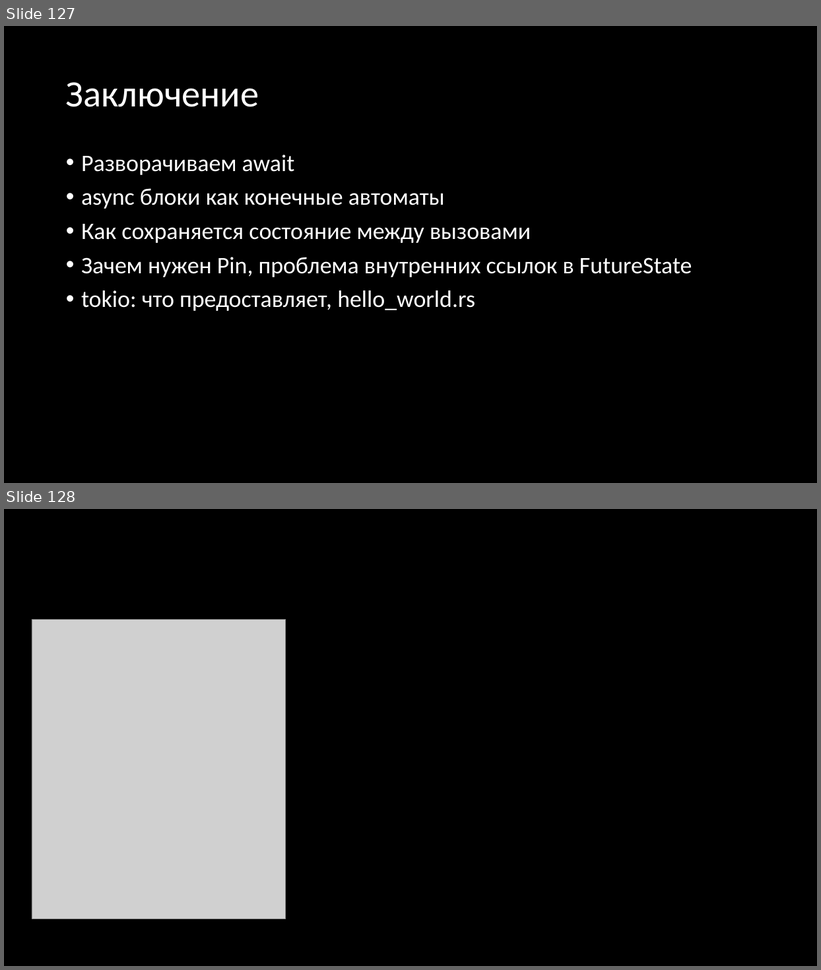
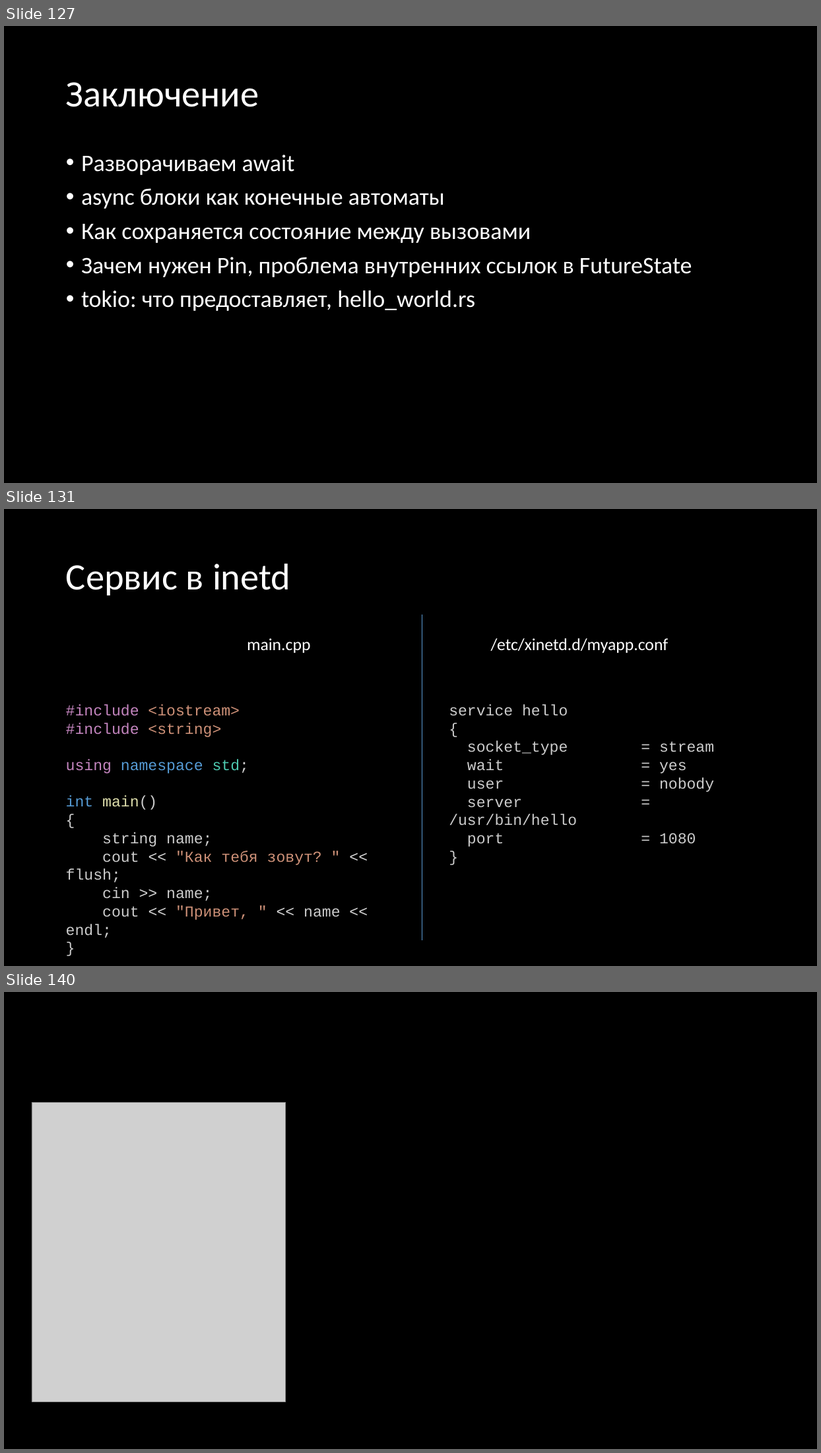
Before and after one commit to Gordon01/learn-rust, a slide deck: keynotes/Rust 2024.pptx. Shown one above the other, each under a label of ours: slides 127 and 128 before the commit, slides 127, 131 and 140 after it; the slides between them are not shown. The pictures are 821x970 and 821x1453 pixels, drawn with LibreOffice and Linux fonts; fonts in the diff are those of the drawing; grey boxes stand for pictures. Boxes give left, top, right and bottom in pixels: in the first picture for what was removed or moved away, otherwise in the second. Text is boxed around its words. In the diff, an @@ line names an element or a change of style, - is before the commit and + after.

```diff
--- a/keynotes/Rust 2024.pptx
+++ b/keynotes/Rust 2024.pptx
@@ slide 131 added at (4, 509, 817, 966), background #000000 @@
@@ title added at (66, 563, 290, 595), 44 pt, text #FFFFFF @@
+Сервис в inetd
@@ line added from (422, 940) to (422, 615), #5B9BD5 0.5 pt @@
@@ text added at (247, 638, 669, 653), 20 pt, text #FFFFFF @@
+main.cpp /etc/xinetd.d/myapp.conf
@@ text added at (66, 704, 340, 920), 18 pt, text #CCCCCC @@
+#include <iostream>
+#include <string>
+using namespace std;
+int main()
+{
+string name;
+cout << "Как тебя зовут? " << flush;
+cin >> name;
+cout << "Привет, " << name << endl;
+}
@@ text added at (449, 704, 696, 847), 18 pt, text #CCCCCC @@
+service hello
+{
+socket_type = stream
+wait = yes
+user = nobody
+server = /usr/bin/hello
+port = 1080
+}
@@ what was slide 128 is now slide 140 @@
```
Also in this commit, not shown: 11 other slides added, 2 other files.
